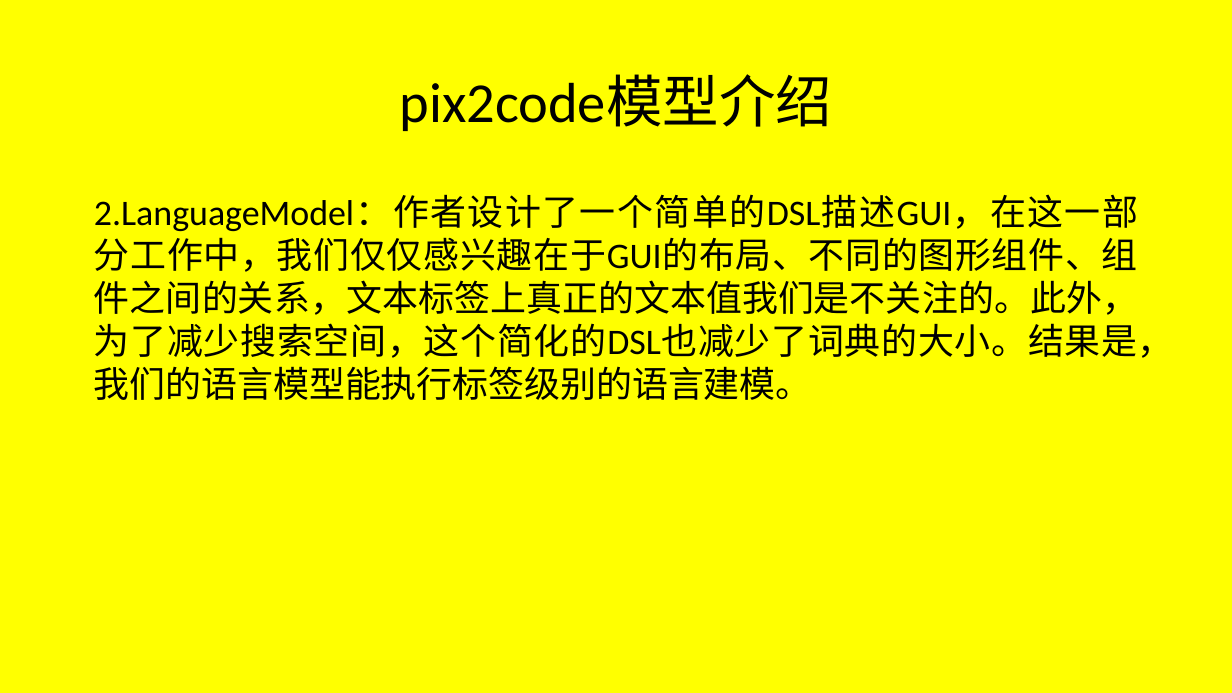
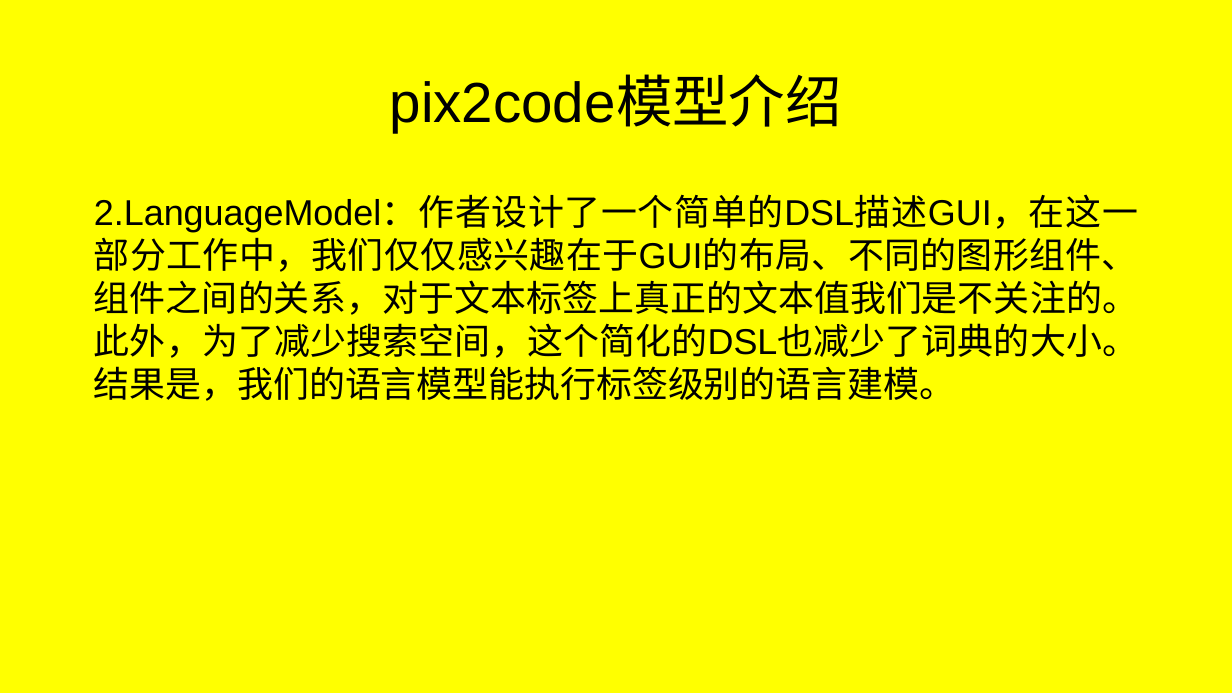
Before and after one commit to JFBabyHorse/learngit-and-BWESE, a slide deck: slide 8 of pix2code学习.pptx (slide 9 before the commit). Drawn at 1232x693 pixels with LibreOffice and Linux fonts; fonts in the diff are those of the drawing. Boxes give left, top, right and bottom in pixels: in the first picture for what was removed or moved away, otherwise in the second. Text is boxed around its words. In the diff, an @@ line names an element or a change of style, - is before the commit and + after.

```diff
--- a/pix2code学习.pptx
+++ b/pix2code学习.pptx
@@ title "pix2code模型介绍" at box(390, 77, 842, 132): font Calibri to Arial @@
@@ text at box(94, 197, 1138, 401): text changed; font Calibri to Arial @@
-2.LanguageModel：作者设计了一个简单的DSL描述GUI，在这一部分工作中，我们仅仅感兴趣在于GUI的布局、不同的图形组件、组件之间的关系，文本标签上真正的文本值我们是不关注的。此外，为了减少搜索空间，这个简化的DSL也减少了词典的大小。结果是，我们的语言模型能执行标签级别的语言建模。
+2.LanguageModel：作者设计了一个简单的DSL描述GUI，在这一部分工作中，我们仅仅感兴趣在于GUI的布局、不同的图形组件、组件之间的关系，对于文本标签上真正的文本值我们是不关注的。此外，为了减少搜索空间，这个简化的DSL也减少了词典的大小。结果是，我们的语言模型能执行标签级别的语言建模。
```
Also in this commit, not shown: 8 other slides changed, 1 slide removed.
